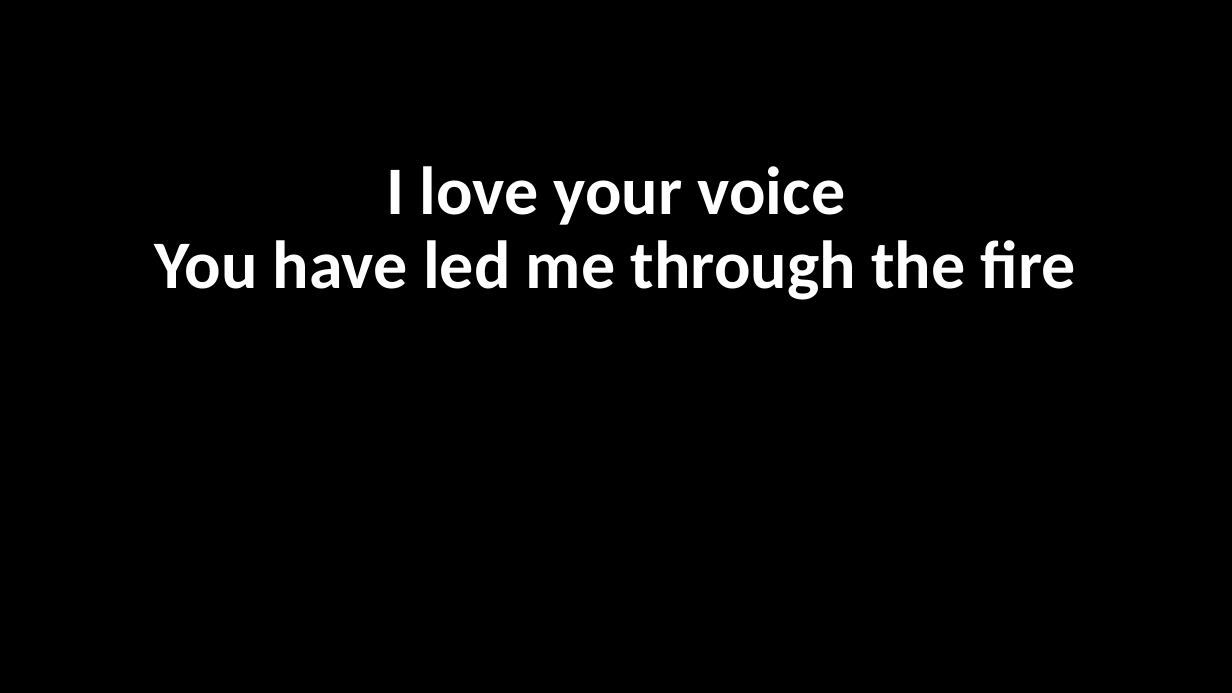
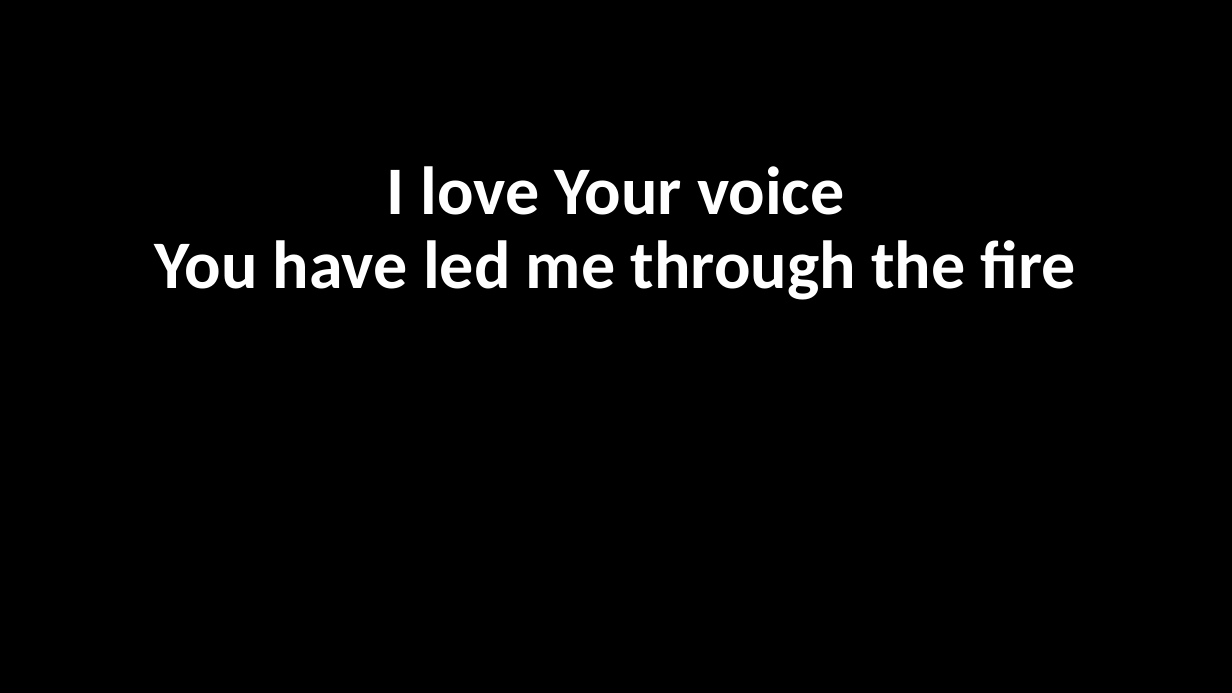
Before and after one commit to rwm6857/GraceChords, a slide deck: slide 8 of public/pptx/goodness_of_god.pptx. Drawn at 1232x693 pixels with LibreOffice and Linux fonts; fonts in the diff are those of the drawing. Boxes give left, top, right and bottom in pixels: in the first picture for what was removed or moved away, otherwise in the second. Text is boxed around its words. In the diff, an @@ line names an element or a change of style, - is before the commit and + after.

```diff
--- a/public/pptx/goodness_of_god.pptx
+++ b/public/pptx/goodness_of_god.pptx
@@ text at (387, 166, 844, 215): text changed @@
-I love your voice
+I love Your voice
```
Also in this commit, not shown: 5 other slides changed, 19 other files.
